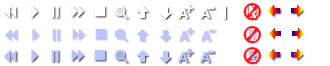
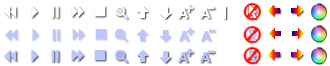
Two versions of the same layered image (330x66). Layer-by-layer changes:
added group "Color" with 3 layers above "Grid" over [left=311, top=3, right=327, bottom=65]
added layer "图层 6" in group "Color" over [left=311, top=47, right=327, bottom=65]
added layer "图层 5" in group "Color" over [left=311, top=25, right=327, bottom=43]
added layer "图层 4" in group "Color" over [left=311, top=3, right=327, bottom=21]
